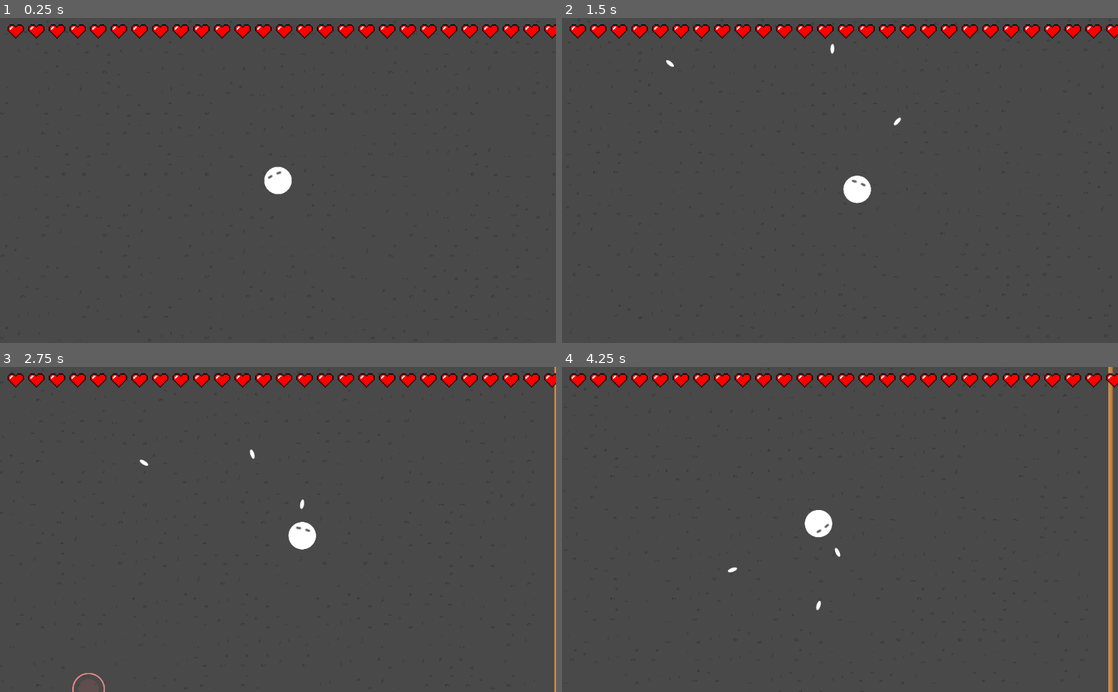
Above: before the commit, frames 1-4 (two rows, left to right).
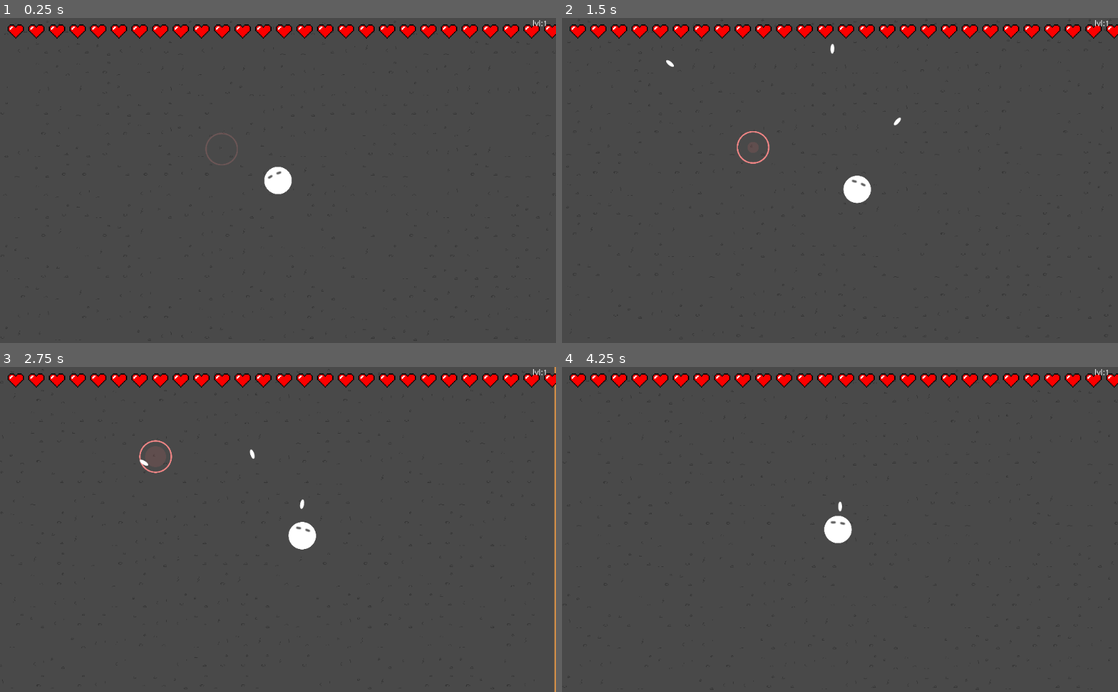
Above: after the commit, the same moments.

Repository: kmltml/gmtk2021
Game: Godot game, scene res://main.tscn
The game is run twice, just before and just after one commit, with the same random seed, the same clock (stepped at 60 frames per second) and the same inputs. Sound files missing from this copy of the repository are replaced by a short silence.
Inputs (mouse positions are in pixels of both pictures, inside the frame that each line leads up to):
- Up to frame 1 (0.25 s): no input
- Up to frame 2 (1.5 s): move the mouse to (962, 164) at 0.52 s; press the mouse at (962, 164) at 0.53 s; hold D (move_right) 0.53-1.28 s; move the mouse to (728, 196) at 1.27 s; release the mouse at (728, 196) at 1.28 s; hold S (move_down) from 1.28 s (still down); click (728, 196) at 1.35 s
- Up to frame 3 (2.75 s): move the mouse to (333, 458) at 2.02 s; release S (move_down) at 2.03 s; press the mouse at (333, 458) at 2.03 s; hold D (move_right) from 2.03 s (still down)
- Up to frame 4 (4.25 s): move the mouse to (812, 594) at 2.77 s; release D (move_right) at 2.78 s; release the mouse at (812, 594) at 2.78 s; hold W (move_up) 2.78-3.53 s; click (812, 594) at 2.85 s; move the mouse to (1006, 578) at 3.52 s; press the mouse at (1006, 578) at 3.53 s; hold A (move_left) from 3.53 s (still down); tap R (ui_reset) at 4.15 s

The runs differ from the first frame. In frame 1, less than 0.1% of the frame differs, in the area x 36-99%, y 0-46%; in frame 2, 0.1%; in frame 3, 0.2%; in frame 4, 1.5%, in the area x 29-100%, y 0-100%.

Commit message:
better wave

Diff:
--- a/global.gd
+++ b/global.gd
@@ -7,3 +7,7 @@
 var lvlWave:int = 1
 
 var levelScene: Node2D
+
+func reset():
+    enemiesCount = 0
+    lvlWave = 1
--- a/hud/Hud.tscn
+++ b/hud/Hud.tscn
@@ -44,3 +44,13 @@
 __meta__ = {
 "_edit_use_anchors_": false
 }
+
+[node name="Lvl" type="Label" parent="Control"]
+margin_left = 980.688
+margin_top = 3.77548
+margin_right = 1020.69
+margin_bottom = 17.7755
+text = "lvl:1"
+__meta__ = {
+"_edit_use_anchors_": false
+}
--- a/hud/hud.gd
+++ b/hud/hud.gd
@@ -2,18 +2,18 @@
 
 onready var heart = $TextureRect
 onready var backGround = $BackGround
+onready var lvl = $Lvl
 
 func _process(_delta):
     var playerHealth = Global.playerHealth
-
+    heart.rect_size.x = playerHealth * 19
+    lvl.text="lvl:" + str(Global.lvlWave)
 
     if(playerHealth <= 0):
         heart.visible = false
+        Global.reset()
         Global.levelScene.get_tree().reload_current_scene()
-    heart.rect_size.x = playerHealth * 19
 
-    if Input.is_action_just_pressed("ui_reset"):
-        Global.enemiesCount<=0
 
     if Input.is_action_just_pressed("ui_cancel"):
         backGround.visible = !backGround.visible
--- a/level/Wave.gd
+++ b/level/Wave.gd
@@ -3,9 +3,13 @@
 export(PackedScene) var spawner
 var rng = RandomNumberGenerator.new()
 
-var array = [
+var arrayEnemies = [
     preload("res://enemies/shooter/Shooter.tscn"),
     preload("res://enemies/rusher/Monster.tscn")
+]
+
+var arrayPowerUps = [
+    preload("res://powerups/shield/Shield.tscn"),
 ]
 
 func _ready():
@@ -13,18 +17,35 @@
 
 func _process(_delta):
     if(Global.enemiesCount <= 0):
-        #get_tree().create_timer(randf() * 0.5).connect("timeout", self, "lvlUp")
         lvlUp()
+
+    print(Global.enemiesCount)
+    if Input.is_action_just_pressed("ui_reset"):
+        Global.enemiesCount = -1
+        Global.lvlWave = 0
+        Global.levelScene.get_tree().reload_current_scene()
+
 
 func lvlUp():
     Global.lvlWave += 1
     spownSpowner(Global.lvlWave)
+    spownPowerUp(Global.lvlWave/2)
 
 
 func spownSpowner(amount):
     for i in amount:
         var s = spawner.instance()
         s.position = Global.levelScene.position+Vector2(rng.randf_range(-1000, 1000),rng.randf_range(-680, 680) )#Vector2(-750, 1150)
-        s.spawned_monster=array[rng.randf_range(0, array.size ( ))]
+        s.spawned_monster=arrayEnemies[rng.randf_range(0, arrayEnemies.size ( ))]
         Global.levelScene.add_child(s)
         print(i)
+
+func spownPowerUp(amount):
+    Global.enemiesCount-=amount
+    for i in amount:
+        var s = spawner.instance()
+        #var s = arrayPowerUps[rng.randf_range(0, arrayPowerUps.size ( ))].instance()
+        s.position = Global.levelScene.position+Vector2(rng.randf_range(-1000, 1000),rng.randf_range(-680, 680) )#Vector2(-750, 1150)
+        s.spawned_monster=arrayPowerUps[rng.randf_range(0, arrayPowerUps.size ( ))]
+        Global.levelScene.add_child(s)
+        print(i)
--- a/level/level.tscn
+++ b/level/level.tscn
@@ -6,7 +6,6 @@
 [ext_resource path="res://level/level_scene.gd" type="Script" id=4]
 [ext_resource path="res://player/Player.tscn" type="PackedScene" id=5]
 [ext_resource path="res://tile/autotile_tileset.png" type="Texture" id=7]
-[ext_resource path="res://powerups/shield/Shield.tscn" type="PackedScene" id=666]
 
 [sub_resource type="ConvexPolygonShape2D" id=1]
 points = PoolVector2Array( 0, 0, 64, 0, 64, 16, 16, 16, 16, 64, 0, 64 )
@@ -904,8 +903,11 @@
 
 [node name="CollisionShape2D" type="CollisionShape2D" parent="LevelBounds"]
 visible = false
-shape = SubResource( 97 )
+shape = SubResource( 96 )
 
 [node name="Node" type="Node" parent="."]
 script = ExtResource( 2 )
 spawner = ExtResource( 3 )
+
+[node name="MonsterSpawner" parent="." instance=ExtResource( 3 )]
+position = Vector2( -176.201, -98.4189 )
Not shown: 1 places in level/level.tscn that only renumber resources
